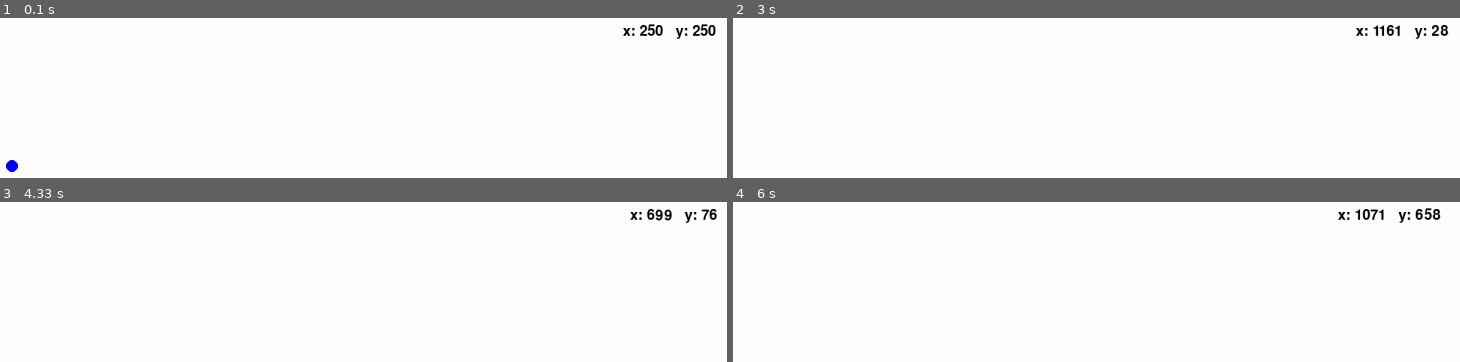
Above: before the commit, frames 1-4 (two rows, left to right).
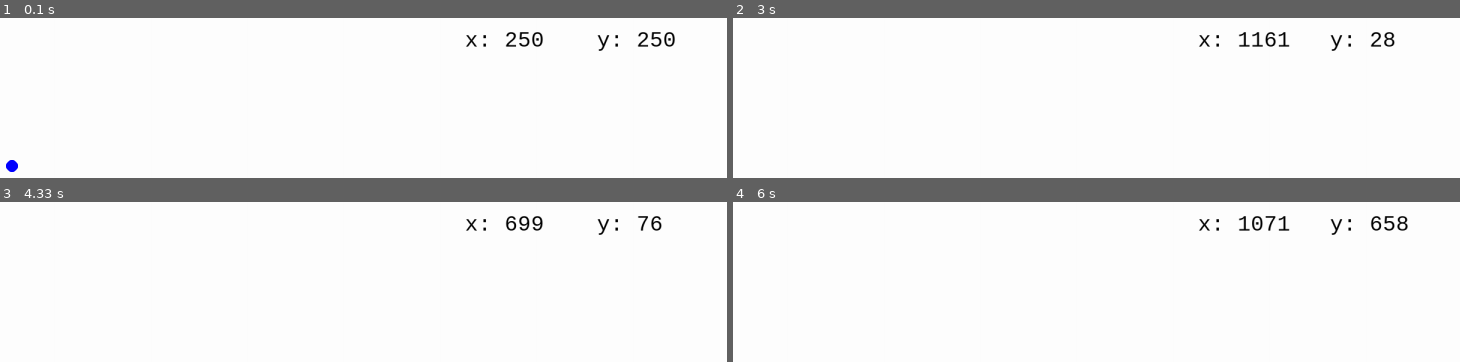
Above: after the commit, the same moments.

Repository: ColorLime90/intro_programmering
Game: pygame game, started from mastergame.py
The game is run twice, just before and just after one commit, with the same random seed, the same clock (stepped at 60 frames per second) and the same inputs.
Inputs:
- Up to frame 1 (0.1 s): no input
- Up to frame 2 (3 s): hold Q 0.33-0.8 s; hold Right 0.33-0.8 s; hold Right 0.83-1.3 s; hold Up 1.33-1.63 s; hold Right 1.67-2.13 s; tap E at 1.82 s; hold Left 2.17-2.7 s; hold Down from 2.73 s (still down)
- Up to frame 3 (4.33 s): release Down at 3.03 s; hold Left 3.07-3.47 s; tap E at 3.22 s; hold Up 3.5-3.87 s; hold Right from 3.9 s (still down)
- Up to frame 4 (6 s): release Right at 4.53 s; hold Down 4.57-4.93 s; tap E at 4.72 s; hold Left 4.97-5.43 s; hold Right 5.47-5.93 s; hold Up from 5.97 s (still down)

The runs differ from the first frame. In frame 1, 1.1% of the frame differs, in the area x 64-99%, y 3-21%; in frame 2, 1.0%; in frame 3, 1.0%; in frame 4, 1.1%, in the area x 64-98%, y 3-21%.

Commit message:
2025-04-28 Textruta

Diff:
--- a/mastergame.py
+++ b/mastergame.py
@@ -38,18 +38,17 @@
 key_e = False
 key_q = False
 
-any_movement = x_speed or y_speed
-
 # Add visual elements to the game
 
 ball = pygame.sprite.Sprite()
 ball.radius = 10
-print(ball.radius)
 
 antal_studs = 0
-cornertext = ""
-
-font = pygame.font.Font(None, 36)
+cornertext = "x:       y:    "
+
+print(pygame.font.get_fonts())
+
+font = pygame.font.Font(pygame.font.match_font("courier"), 36)
 text = font.render(cornertext, True, BLACK, WHITE)
 textRect = text.get_rect()
 textRect.center = (screen_width - int(textRect[2]), (0 + int(textRect[3])))
@@ -171,10 +170,13 @@
 
 
     # Textwindows
-
-    cornertext = "x: " + str(int(x)) + "   " + "y: " + str(int(y))
-    textRect = text.get_rect()
-    textRect.center = (screen_width - int(textRect[2]), (0 + int(textRect[3])))
+    cornertext_x = str(int(x))
+    cornertext_y = str(int(y))
+    for i in range (4 - len(str(int(x)))):
+        cornertext_x += " "
+    for i in range (3 - len(str(int(y)))):
+        cornertext_y += " "
+    cornertext = "x: " + cornertext_x + "   y: " + cornertext_y
 
     text = font.render(cornertext, True, BLACK, WHITE)
 
Not shown, changed: readme.md
